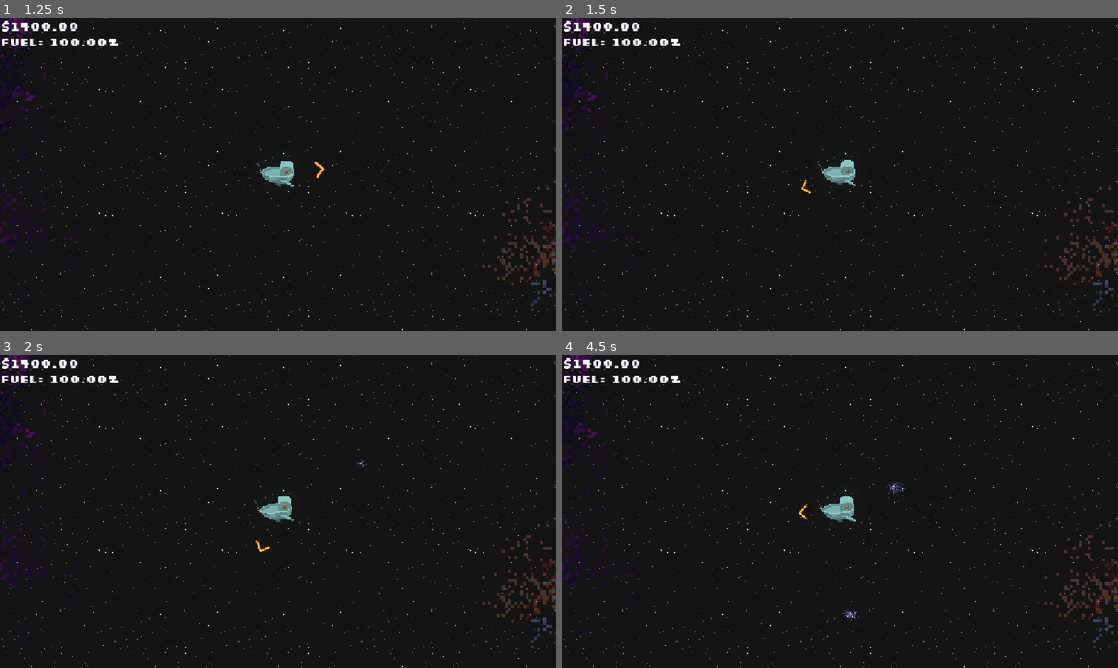
Above: before the commit, frames 1-4 (two rows, left to right).
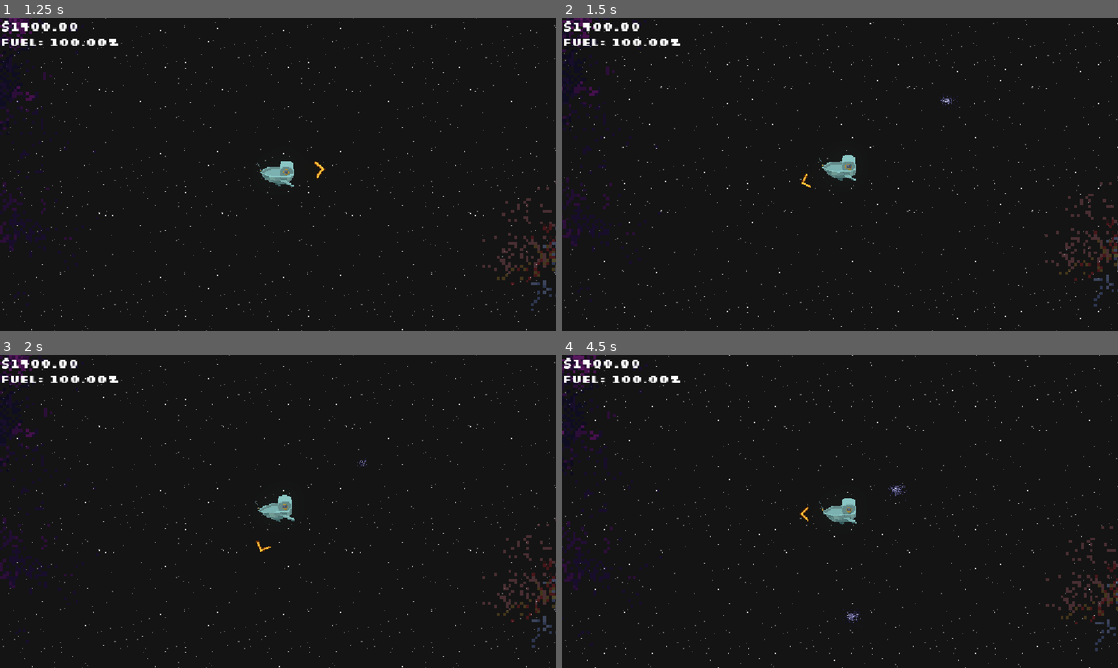
Above: after the commit, the same moments.

Repository: DudeNamedDarcy/CosmicJam2026
Game: Godot game, scene res://Scenes/game_scene.tscn
Same seed, same stepped clock (60 frames per second), same inputs: the game is played once before the commit and once after it. Sound files missing from this copy of the repository are replaced by a short silence.
Inputs (mouse positions are in pixels of both pictures, inside the frame that each line leads up to):
- Up to frame 1 (1.25 s): move the mouse to (400, 158) at 0.52 s; press the mouse at (400, 158) at 0.53 s; hold Right (ComboRight) from 0.53 s (still down)
- Up to frame 2 (1.5 s): release Right (ComboRight) at 1.25 s; release the mouse at (962, 158) at 1.25 s; drag from (728, 190) to (812, 237) at 1.27 s
- Up to frame 3 (2 s): no input
- Up to frame 4 (4.5 s): move the mouse to (895, 442) at 2.02 s; press the mouse at (895, 442) at 2.03 s; hold Right (ComboRight) 2.03-2.75 s; tap G (dialogue_next) at 2.1 s; release the mouse at (895, 442) at 2.75 s; drag from (812, 574) to (673, 464) at 2.77 s; move the mouse to (1006, 558) at 3.52 s; press the mouse at (1006, 558) at 3.53 s; hold Left (ComboLeft) 3.53-4.25 s; release the mouse at (1006, 558) at 4.25 s; drag from (673, 464) to (851, 614) at 4.27 s

Frame 1 is identical in both runs. In frame 2, 3.2% of the frame differs, in the area x 0-100%, y 0-100%; in frame 3, 0.6%; in frame 4, 3.0%.

Commit message:
added more polish

Diff:
--- a/Scenes/Fish/big_fish.tscn
+++ b/Scenes/Fish/big_fish.tscn
@@ -10,9 +10,10 @@
 [sub_resource type="CircleShape2D" id="CircleShape2D_gem73"]
 radius = 5.0
 
-[node name="Big Fish" type="CharacterBody2D" unique_id=1404079117 node_paths=PackedStringArray("IdleBurstTimer")]
+[node name="Big Fish" type="CharacterBody2D" unique_id=1404079117 node_paths=PackedStringArray("animated_sprite_2d", "IdleBurstTimer")]
 collision_mask = 2
 script = ExtResource("1_te2vv")
+animated_sprite_2d = NodePath("Fish Star Animation")
 typeName = "Big Fish"
 value = 30.0
 fishTexture = ExtResource("2_te2vv")
--- a/Scenes/Fish/cgd_cube.tscn
+++ b/Scenes/Fish/cgd_cube.tscn
@@ -10,9 +10,10 @@
 [sub_resource type="CircleShape2D" id="CircleShape2D_gem73"]
 radius = 5.0
 
-[node name="Concordia Game Dev Cube" type="CharacterBody2D" unique_id=1404079117 node_paths=PackedStringArray("IdleBurstTimer")]
+[node name="Concordia Game Dev Cube" type="CharacterBody2D" unique_id=1404079117 node_paths=PackedStringArray("animated_sprite_2d", "IdleBurstTimer")]
 collision_mask = 2
 script = ExtResource("1_u4d8y")
+animated_sprite_2d = NodePath("Fish Star Animation")
 typeName = "r.dia"
 value = 50.0
 fishTexture = ExtResource("2_u4d8y")
--- a/Scenes/Fish/gold_fish.tscn
+++ b/Scenes/Fish/gold_fish.tscn
@@ -10,9 +10,10 @@
 [sub_resource type="CircleShape2D" id="CircleShape2D_gem73"]
 radius = 5.0
 
-[node name="Gold Fish" type="CharacterBody2D" unique_id=1404079117 node_paths=PackedStringArray("IdleBurstTimer")]
+[node name="Gold Fish" type="CharacterBody2D" unique_id=1404079117 node_paths=PackedStringArray("animated_sprite_2d", "IdleBurstTimer")]
 collision_mask = 2
 script = ExtResource("1_o1kyx")
+animated_sprite_2d = NodePath("Fish Star Animation")
 typeName = "Gold Fish"
 value = 100.0
 fishTexture = ExtResource("2_o1kyx")
--- a/Scenes/Fish/patrick_starfish.tscn
+++ b/Scenes/Fish/patrick_starfish.tscn
@@ -10,9 +10,10 @@
 [sub_resource type="CircleShape2D" id="CircleShape2D_gem73"]
 radius = 5.0
 
-[node name="Patrick Starfish" type="CharacterBody2D" unique_id=1404079117 node_paths=PackedStringArray("IdleBurstTimer")]
+[node name="Patrick Starfish" type="CharacterBody2D" unique_id=1404079117 node_paths=PackedStringArray("animated_sprite_2d", "IdleBurstTimer")]
 collision_mask = 2
 script = ExtResource("1_t0868")
+animated_sprite_2d = NodePath("Fish Star Animation")
 typeName = "Patrick Starfish"
 value = 150.0
 fishTexture = ExtResource("2_t0868")
--- a/Scenes/Fish/starfish.tscn
+++ b/Scenes/Fish/starfish.tscn
@@ -10,9 +10,10 @@
 [sub_resource type="CircleShape2D" id="CircleShape2D_gem73"]
 radius = 5.0
 
-[node name="StarFish" type="CharacterBody2D" unique_id=1404079117 node_paths=PackedStringArray("IdleBurstTimer")]
+[node name="StarFish" type="CharacterBody2D" unique_id=1404079117 node_paths=PackedStringArray("animated_sprite_2d", "IdleBurstTimer")]
 collision_mask = 2
 script = ExtResource("1_so6d2")
+animated_sprite_2d = NodePath("Fish Star Animation")
 typeName = "Starfish"
 value = 10.0
 fishTexture = ExtResource("2_so6d2")
--- a/Scenes/game_scene.tscn
+++ b/Scenes/game_scene.tscn
@@ -1,6 +1,5 @@
 [gd_scene format=4 uid="uid://gi43qa15fksh"]
 
-[ext_resource type="Texture2D" uid="uid://caiem5b8o2slt" path="res://Assets/Placeholders/360_F_546468872_b9emNBQeVDLbBqicXaFyoBUwutWcHmbl.jpg" id="1_b6fju"]
 [ext_resource type="PackedScene" uid="uid://cwjnrld5dv08f" path="res://Scenes/player_controller.tscn" id="1_x87qo"]
 [ext_resource type="Script" uid="uid://dd8xfjhdnaicb" path="res://Scenes/fishing_music.gd" id="2_fiftr"]
 [ext_resource type="Script" uid="uid://b4dpoqejtr8d5" path="res://Scenes/boat_noises.gd" id="3_6h5vk"]
@@ -84,16 +83,10 @@
 
 [node name="GameScene" type="Node2D" unique_id=459147446]
 
-[node name="Background" type="Sprite2D" parent="." unique_id=1596285265]
-visible = false
-texture_filter = 1
-texture_repeat = 2
+[node name="AudioStreamPlayer2D" type="AudioStreamPlayer2D" parent="." unique_id=684806575]
+process_mode = 3
 position = Vector2(596, 361)
 scale = Vector2(1.7024027, 2.1599998)
-texture = ExtResource("1_b6fju")
-
-[node name="AudioStreamPlayer2D" type="AudioStreamPlayer2D" parent="Background" unique_id=684806575]
-process_mode = 3
 volume_db = 7.94
 script = ExtResource("2_fiftr")
 
--- a/Scenes/player_controller.gd
+++ b/Scenes/player_controller.gd
@@ -67,6 +67,8 @@
 @export var maxComboTime: float = 1.0
 var comboSize: float
 var closeToShop: bool = false
+var last_direction := 0
+
 
 func _ready() -> void:
 	aim_arrow_base_scale = aimArrow.scale.x
@@ -124,14 +126,7 @@
 			playerState = PlayerState.Moving
 			SetMove()
 
-	# Flip sprite TODO: Add squash and stretch
-	if characterDirection.x > 0:
-		sprite.flip_h = true
-		castingPoint = castingPointRight
-	elif characterDirection.x < 0:
-		sprite.flip_h = false
-		castingPoint = castingPointLeft
-
+	update_facing()
 	# Smooth acceleration and deceleration
 	if characterDirection != Vector2.ZERO:
 		boat_audio.accelerating()
@@ -151,6 +146,31 @@
 
 		if velocity.dot(normal) < 0:
 			velocity = velocity.slide(normal)
+
+func update_facing():
+	if characterDirection.x > 0:
+		sprite.flip_h = true
+		castingPoint = castingPointRight
+
+		if last_direction == -1:
+			squash_and_stretch()
+
+		last_direction = 1
+
+	elif characterDirection.x < 0:
+		sprite.flip_h = false
+		castingPoint = castingPointLeft
+
+		if last_direction == 1:
+			squash_and_stretch()
+
+		last_direction = -1
+
+func squash_and_stretch():
+	var tween = create_tween()
+	tween.tween_property(sprite, "scale", Vector2(1.15, 0.85), 0.08)
+	tween.tween_property(sprite, "scale", Vector2(0.9, 1.1), 0.08)
+	tween.tween_property(sprite, "scale", Vector2(1.0, 1.0), 0.08)
 
 func _input(event: InputEvent) -> void:
 	if event is InputEventJoypadButton or event is InputEventJoypadMotion:
@@ -215,7 +235,7 @@
 		elapsedComboTime = 0.0
 
 	else:
-		LevelManager.shakeCamera(7.0)
+		#LevelManager.shakeCamera(20.0, 0.5)
 		rod_audio.losing()
 		EndFishing(false)
 
@@ -310,7 +330,8 @@
 				#fishvalue *comboSize * 1.1
 			uiController.UpdateMoneyText()
 			fish.KillFish(success)
-
+	if (!success):
+		LevelManager.shakeCamera(20.0, 0.5)
 	LevelManager.shakeCameraComboClear()
 	comboFishList.clear()
 	fishList.clear()
--- a/Scenes/player_controller.tscn
+++ b/Scenes/player_controller.tscn
@@ -390,7 +390,7 @@
 sprite_frames = SubResource("SpriteFrames_5ur5x")
 animation = &"MoveUpgraded"
 autoplay = "Idle"
-frame_progress = 0.16840611
+frame_progress = 0.30214638
 
 [node name="CollisionShape2D" type="CollisionShape2D" parent="." unique_id=1640096837]
 shape = SubResource("RectangleShape2D_g4v7s")
--- a/Scripts/fish.gd
+++ b/Scripts/fish.gd
@@ -2,7 +2,7 @@
 class_name Fish
 
 enum State { IDLE, ORBITING }
-
+@onready var animated_sprite_2d: AnimatedSprite2D = $"Fish Star Animation"
 @export_category("Fish Type Information")
 @export var typeName: String = "default"
 @export var value: float = 0.0
@@ -65,8 +65,16 @@
 			IdleBurstTimer.start(cooldown)
 
 func startBurst():
+	squash_and_stretch()
 	idleBurstDirection = Vector2(randf_range(-1.0, 1.0), randf_range(-1.0, 1.0)).normalized()
 	inActiveBurst = true
+
+
+func squash_and_stretch():
+	var tween = create_tween()
+	tween.tween_property(animated_sprite_2d, "scale", Vector2(1.15, 0.85), 0.08)
+	tween.tween_property(animated_sprite_2d, "scale", Vector2(0.9, 1.1), 0.08)
+	tween.tween_property(animated_sprite_2d, "scale", Vector2(1.0, 1.0), 0.08)
 
 func handleOrbit(delta:float):
 	if center == null:
Not shown: 1 places in Scenes/Fish/angler_fish.tscn that only renumber resources
